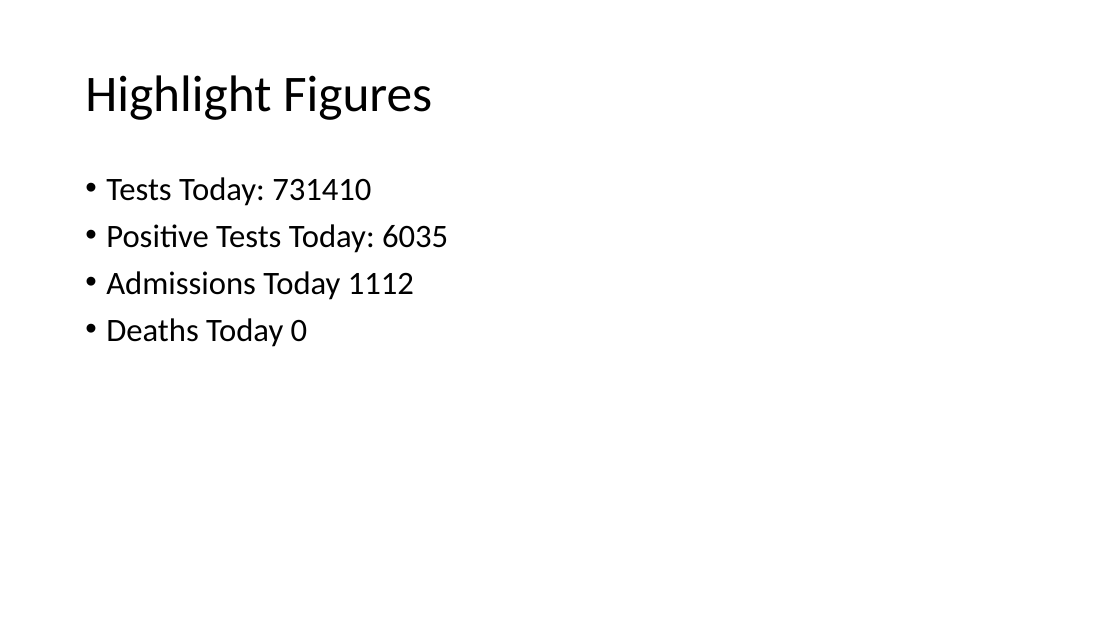
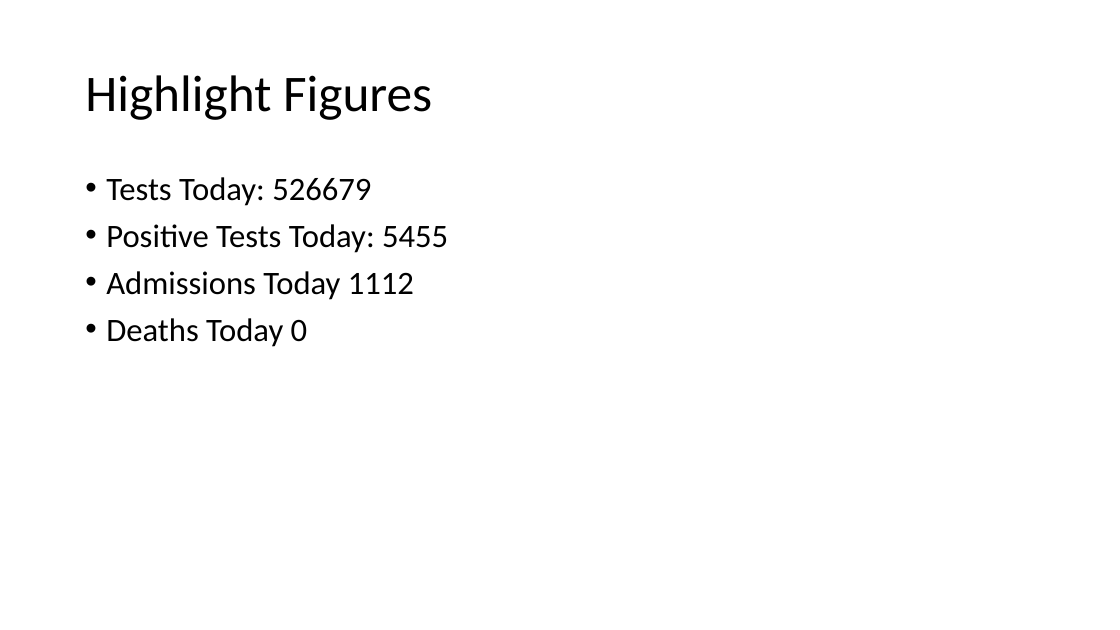
Before and after one commit to evolvedlight/uk_covid_slides, a slide deck: slide 2 of CovidData.pptx. Drawn at 1120x630 pixels with LibreOffice and Linux fonts; fonts in the diff are those of the drawing. Boxes give left, top, right and bottom in pixels: in the first picture for what was removed or moved away, otherwise in the second. Text is boxed around its words. In the diff, an @@ line names an element or a change of style, - is before the commit and + after.

Commit message:
Add updated figures

```diff
--- a/CovidData.pptx
+++ b/CovidData.pptx
@@ text at box(106, 177, 448, 253): text changed @@
-• Tests Today: 731410
-• Positive Tests Today: 6035
+• Tests Today: 526679
+• Positive Tests Today: 5455
```
